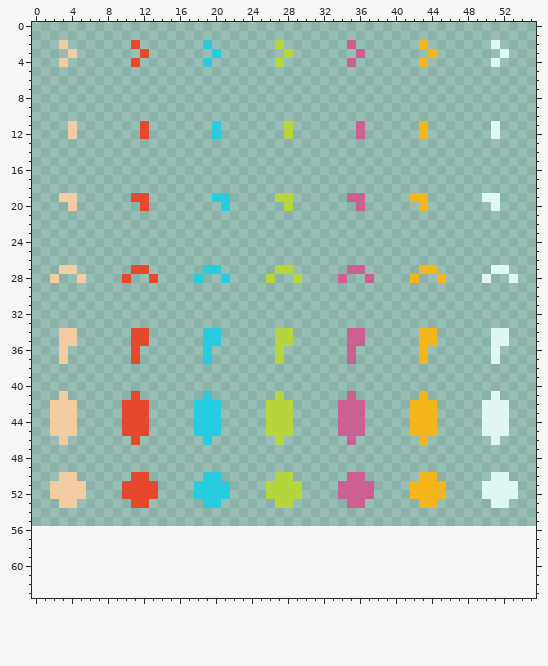
One commit to this pixel-art file: asset_src/graphics/items/bullets.ase. Above, as it was before the edit.
56x56 pixels, 1 frame. The old version is drawn lined up with the new one, on the new canvas.
After the commit:
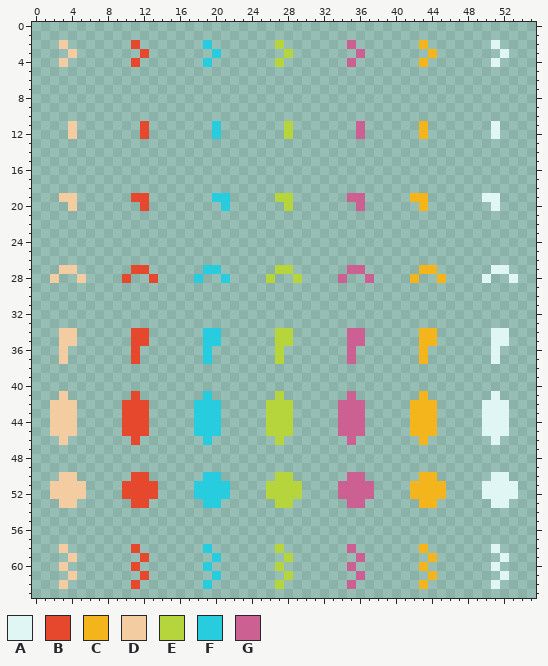
Palette (. is transparent): A #dff6f5  B #e6482e  C #f4b41b  D #f4cca1  E #b6d53c  F #28ccdf  G #cd6093
Edits made:
{"change": "canvas 56x56 -> 56x64"}
{"y":58,"x":3,"old":".","new":"D"}
{"y":58,"x":11,"old":".","new":"B"}
{"y":58,"x":19,"old":".","new":"F"}
{"y":58,"x":27,"old":".","new":"E"}
{"y":58,"x":35,"old":".","new":"G"}
{"y":58,"x":43,"old":".","new":"C"}
{"y":58,"x":51,"old":".","new":"A"}
{"y":59,"x":4,"old":".","new":"D"}
{"y":59,"x":12,"old":".","new":"B"}
{"y":59,"x":20,"old":".","new":"F"}
{"y":59,"x":28,"old":".","new":"E"}
{"y":59,"x":36,"old":".","new":"G"}
{"y":59,"x":44,"old":".","new":"C"}
{"y":59,"x":52,"old":".","new":"A"}
{"y":60,"x":3,"old":".","new":"D"}
{"y":60,"x":11,"old":".","new":"B"}
{"y":60,"x":19,"old":".","new":"F"}
{"y":60,"x":27,"old":".","new":"E"}
{"y":60,"x":35,"old":".","new":"G"}
{"y":60,"x":43,"old":".","new":"C"}
{"y":60,"x":51,"old":".","new":"A"}
{"y":61,"x":4,"old":".","new":"D"}
{"y":61,"x":12,"old":".","new":"B"}
{"y":61,"x":20,"old":".","new":"F"}
{"y":61,"x":28,"old":".","new":"E"}
{"y":61,"x":36,"old":".","new":"G"}
{"y":61,"x":44,"old":".","new":"C"}
{"y":61,"x":52,"old":".","new":"A"}
{"y":62,"x":3,"old":".","new":"D"}
{"y":62,"x":11,"old":".","new":"B"}
{"y":62,"x":19,"old":".","new":"F"}
{"y":62,"x":27,"old":".","new":"E"}
{"y":62,"x":35,"old":".","new":"G"}
{"y":62,"x":43,"old":".","new":"C"}
{"y":62,"x":51,"old":".","new":"A"}
